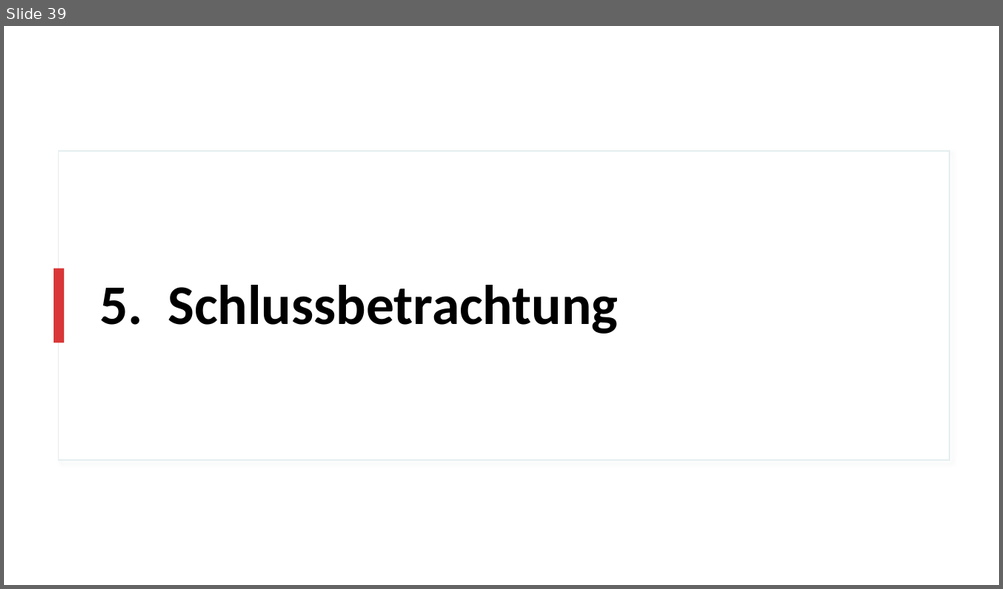
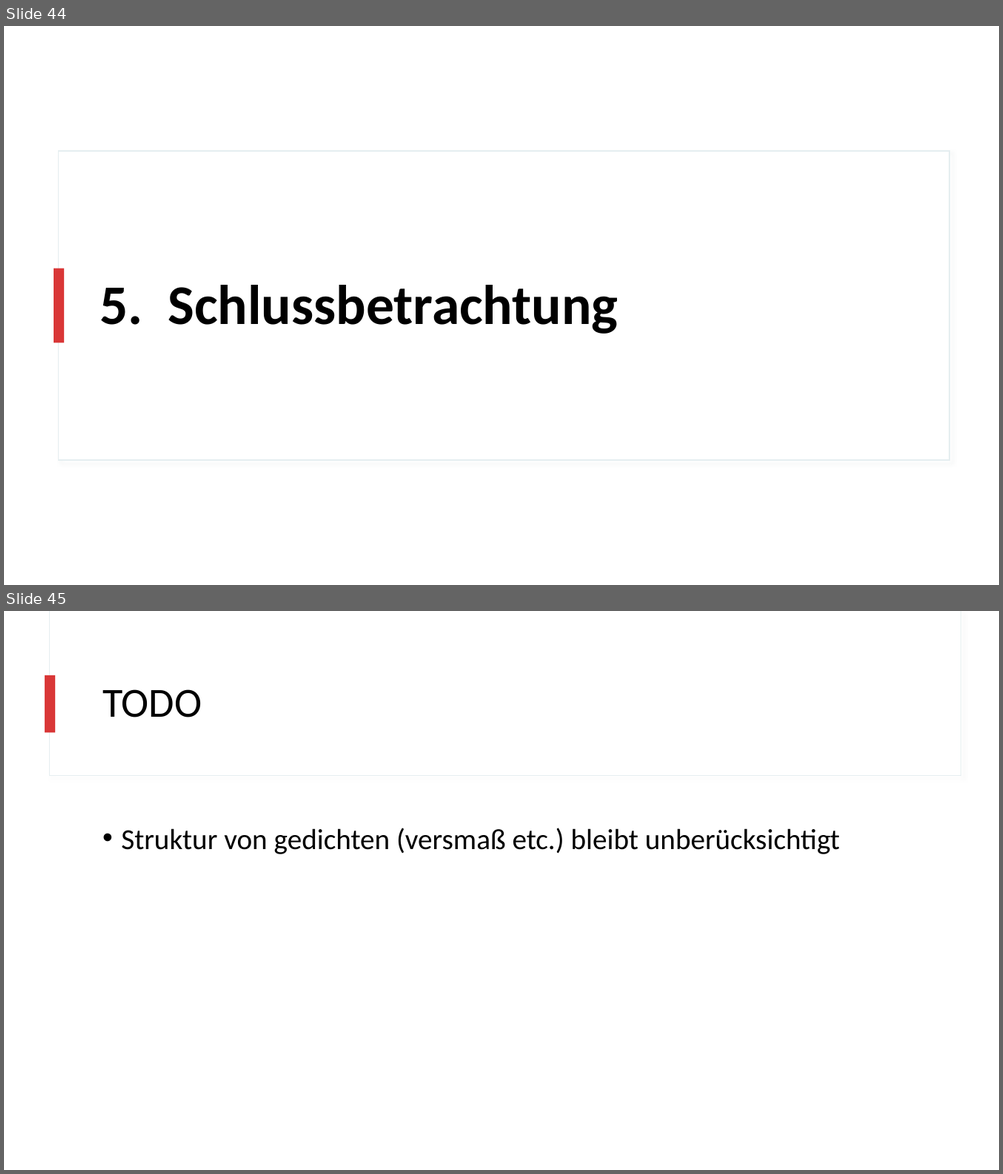
Before and after one commit to realjanpaulus/clusterpoems, a slide deck: presentation/clustering_presentation.pptx. Shown one above the other, each under a label of ours: slide 39 before the commit, slides 44 and 45 after it. The pictures are 1003x589 and 1003x1174 pixels, drawn with LibreOffice and Linux fonts; fonts in the diff are those of the drawing. Boxes give left, top, right and bottom in pixels: in the first picture for what was removed or moved away, otherwise in the second. Text is boxed around its words. In the diff, an @@ line names an element or a change of style, - is before the commit and + after.

```diff
--- a/presentation/clustering_presentation.pptx
+++ b/presentation/clustering_presentation.pptx
@@ slide 45 added at <box>4,611,999,1170</box>, background #FFFFFF @@
@@ rectangle added at <box>50,611,961,776</box>, fill #FFFFFF, outline #E5EEF0 0.75 pt @@
@@ rectangle added at <box>51,611,961,775</box>, fill #FFFFFF @@
@@ rectangle added at <box>45,675,56,732</box>, fill #D93737 @@
@@ title added at <box>102,689,202,718</box>, 40 pt, text #000000 @@
+TODO
@@ text added at <box>121,828,839,854</box>, 28 pt, text #000000 @@
+• Struktur von gedichten (versmaß etc.) bleibt unberücksichtigt
@@ what was slide 39 is now slide 44 @@
```
Also in this commit, not shown: 4 slides changed, 7 other slides added, 3 slides removed, 38 other files.
